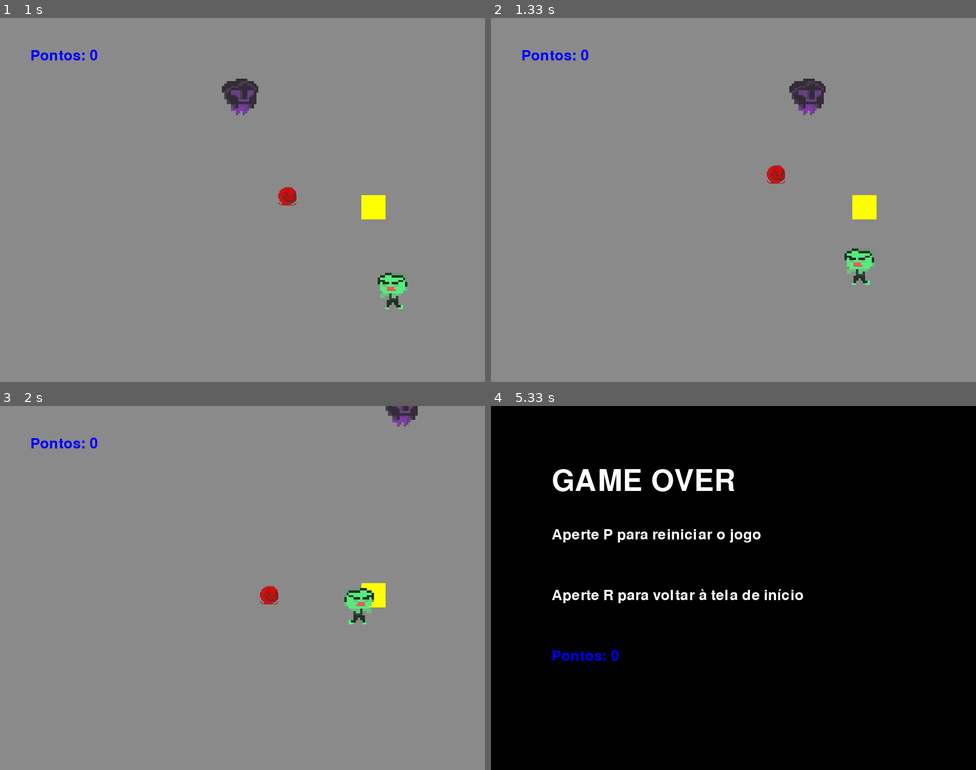
Above: before the commit, frames 1-4 (two rows, left to right).
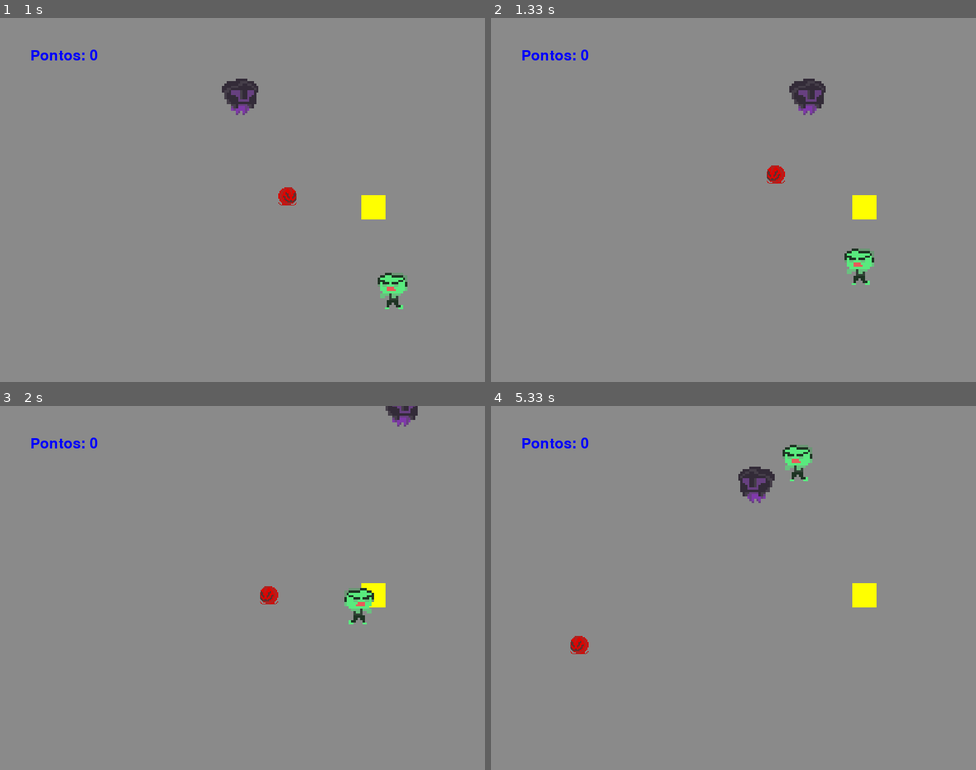
Above: after the commit, the same moments.

Repository: caiopqueiroz/CursoPygame
Game: pygame game, started from desafios/rei_da_arena_supremo/rei.py
Two runs of this game, one before a commit and one after it. Both use one fixed random seed, a clock stepped at 60 frames per second and the inputs below.
Inputs:
- Up to frame 1 (1 s): hold P 0.33-0.8 s; hold D 0.33-0.8 s; hold D from 0.83 s (still down)
- Up to frame 2 (1.33 s): release D at 1.3 s
- Up to frame 3 (2 s): hold W 1.33-1.63 s; hold D from 1.67 s (still down)
- Up to frame 4 (5.33 s): release D at 2.13 s; hold A 2.17-2.7 s; hold S 2.73-3.03 s; hold A 3.07-3.47 s; hold W 3.5-3.87 s; hold D 3.9-4.53 s; hold S 4.57-4.93 s; hold A from 4.97 s (still down)

Frame 1 is identical in both runs. In frame 2, less than 0.1% of the frame differs, in the area x 56-61%, y 40-46%; in frame 3, less than 0.1%; in frame 4, 100%, in the area x 0-100%, y 0-100%.

Commit message:
Atualizações

Diff:
--- a/desafios/rei_da_arena_supremo/rei.py
+++ b/desafios/rei_da_arena_supremo/rei.py
@@ -100,6 +100,7 @@
 # inimigo tipo 2
 sprite_inimigo2 = pygame.image.load('desafios/rei_da_arena_supremo/sprites/inimigo2.png').convert_alpha()
 sprite_inimigo2 = pygame.transform.scale(sprite_inimigo2, (30, 70))
+posicao_inimigo2 = 'esquerda'
 v_inimigo2 = 4
 l_inimigo2 = 30
 h_inimigo2 = 70
@@ -109,6 +110,7 @@
 # inimigo tipo 3
 sprite_inimigo3 = pygame.image.load('desafios/rei_da_arena_supremo/sprites/inimigo3.png').convert_alpha()
 sprite_inimigo3 = pygame.transform.scale(sprite_inimigo3, (30, 30))
+posicao_inimigo3 = 'direita'
 v_vertical = 0
 v_horizontal = 2
 l_inimigo3 = 30
@@ -258,7 +260,8 @@
                 item_slow = False
 
         if colisao_player.colliderect(colisao_inimigo1):
-            estado = 'gameover'
+            #estado = 'gameover'
+            pass
 
         if pontos >= 30:
             colisao_inimigo2 = pygame.Rect(x_inimigo2, y_inimigo2, l_inimigo2, h_inimigo2)
@@ -281,34 +284,56 @@
 
         # movimentação do inimigo tipo 1
         if x_inimigo1 > x_player:
+            # virando sprite pra direita
+            if posicao_inimigo1 == 'esquerda':
+                sprite_inimigo1 = pygame.transform.flip(sprite_inimigo1, True, False)
+                posicao_inimigo1 = 'direita'
             x_inimigo1 -= v_inimigo1
-            if posicao_inimigo1 == 'esquerda':
-                posicao_inimigo1 = 'direita'
+        if x_inimigo1 < x_player:
+            # virando sprite pra esquerda
+            if posicao_inimigo1 == 'direita':
                 sprite_inimigo1 = pygame.transform.flip(sprite_inimigo1, True, False)
-        elif x_inimigo1 < x_player:
+                posicao_inimigo1 = 'esquerda'
             x_inimigo1 += v_inimigo1
-            if posicao_inimigo1 == 'direita':
-                posicao_inimigo1 = 'esquerda'
-                sprite_inimigo1 = pygame.transform.flip(sprite_inimigo1, True, False)
+
         if y_inimigo1 > y_player:
             y_inimigo1 -= v_inimigo1
-        elif y_inimigo1 < y_player:
+        if y_inimigo1 < y_player:
             y_inimigo1 += v_inimigo1
 
         if pontos >= 30:
             # movimentação do inimigo tipo 2
             if x_inimigo2 > x_player:
+                # virando o sprite para direita
+                if posicao_inimigo2 == 'esquerda':
+                    sprite_inimigo2 = pygame.transform.flip(sprite_inimigo2, True, False)
+                    posicao_inimigo2 = 'direita'
                 x_inimigo2 -= v_inimigo2
-            else:
+            if x_inimigo2 < x_player:
+                # virando sprite pra esquerda
+                if posicao_inimigo2 == 'direita':
+                    sprite_inimigo2 = pygame.transform.flip(sprite_inimigo2, True, False)
+                    posicao_inimigo2 = 'esquerda'
                 x_inimigo2 += v_inimigo2
+
             if y_inimigo2 > y_player:
                 y_inimigo2 -= v_inimigo2
-            else:
+            if y_inimigo2 < y_player:
                 y_inimigo2 += v_inimigo2
 
         # movimentação do inimigo tipo 3
         x_inimigo3 += v_horizontal
         y_inimigo3 += v_vertical
+        # virando sprite pra direita
+        if v_horizontal == 2:
+            if posicao_inimigo3 == 'esquerda':
+                posicao_inimigo3 = 'direita'
+                sprite_inimigo3 = pygame.transform.flip(sprite_inimigo3, True, False)
+        # virando sprite pra esquerda
+        if v_horizontal == -2:
+            if posicao_inimigo3 == 'direita':
+                posicao_inimigo3 = 'esquerda'
+                sprite_inimigo3 = pygame.transform.flip(sprite_inimigo3, True, False)
         if randint(0, 100) == 0:
             if v_horizontal == 2 or v_horizontal == -2:
                 v_horizontal = 0
